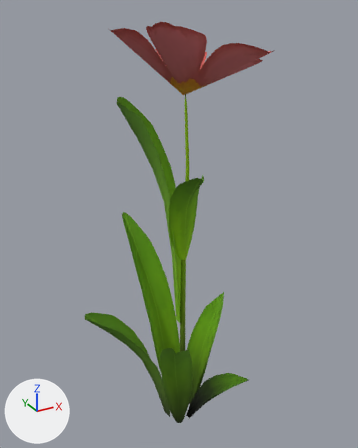
A saved change to the glTF model assets/nature/Flower_3_Single.gltf.
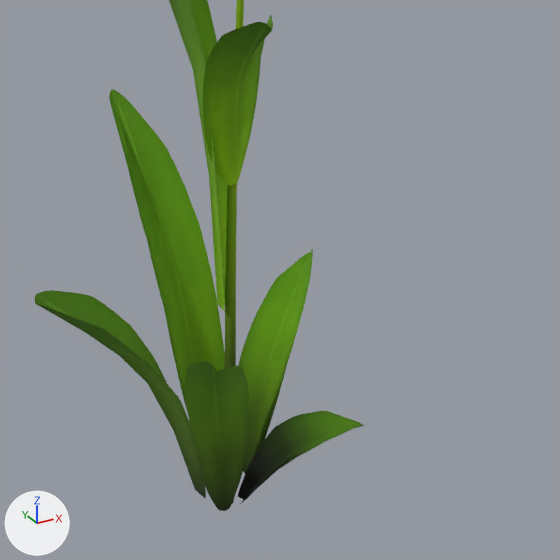
There are two pictures of each version: one whole from a 50 mm camera at (-1.02, -1.82, 2.09) aimed at (0.04, 0.1, 1.13), one close up on the part from 19% to 97% of the width and 37% to 100% of the height. Arrows for +X, +Y and +Z are at lower left; the lights stay in place. The last two pictures show the newer version. Vertices at exactly the same position are counted once.

In view in the first close-up: 'Flower_3_Single'.
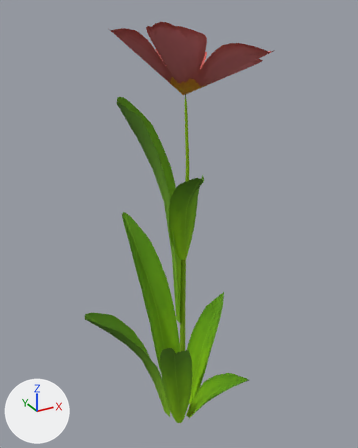
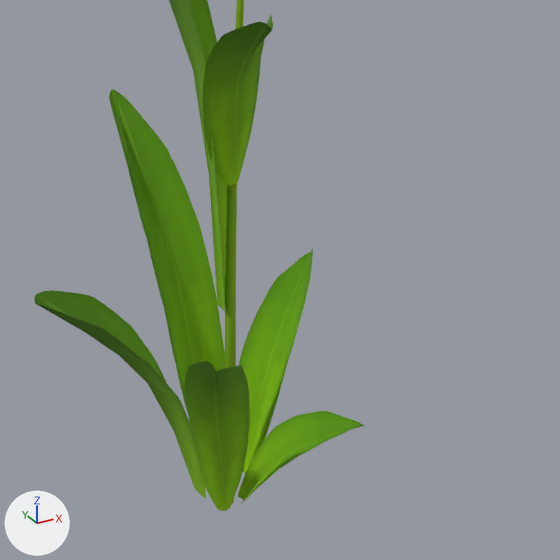
Where the newer file only moved an object's origin or applied its transform, the numbers keep the older frame.

Changed parts and their boxes [x1, y1, x2, y2] in the close-ups (560 x 560 px; the box of a moved part takes in the faces that stretch with it):
'Flower_3_Single', recoloured, surface changed (lighter): [136, 245, 362, 511] in both
part 1 of me_plane_020, moved or reshaped: [225, 0, 244, 365] in both

Diff of the bpy script that builds the scene:
```diff
--- a/assets/nature/Flower_3_Single.gltf.py
+++ b/assets/nature/Flower_3_Single.gltf.py
@@ mat_leaves @@
 mat_leaves = bpy.data.materials.new('Leaves')
-# nodes: BsdfPrincipled, Math x3, Mix, OutputMaterial, TexImage, VertexColor
+# nodes: BsdfPrincipled, Math x2, OutputMaterial, TexImage
 # uses the picture img_leaves
@@ me_plane_020 @@
 me_plane_020.from_pydata(...)  # 213 vertices, 285 faces; spans x -0.48..0.43, y -0.36..0.52, z -0.02..2.05
 # used by ob_flower_3_single; location = (0.0, 0.0, 0.0)
+# me_plane_020 part 1
+# 90 faces are deleted
+# 16 vertices move within x 0.01..0.03, y -0.03..0.04, z 0.68..1.45
+# 90 new faces join them, mat_leaves
 me_plane_020.materials.append(mat_leaves)
```
